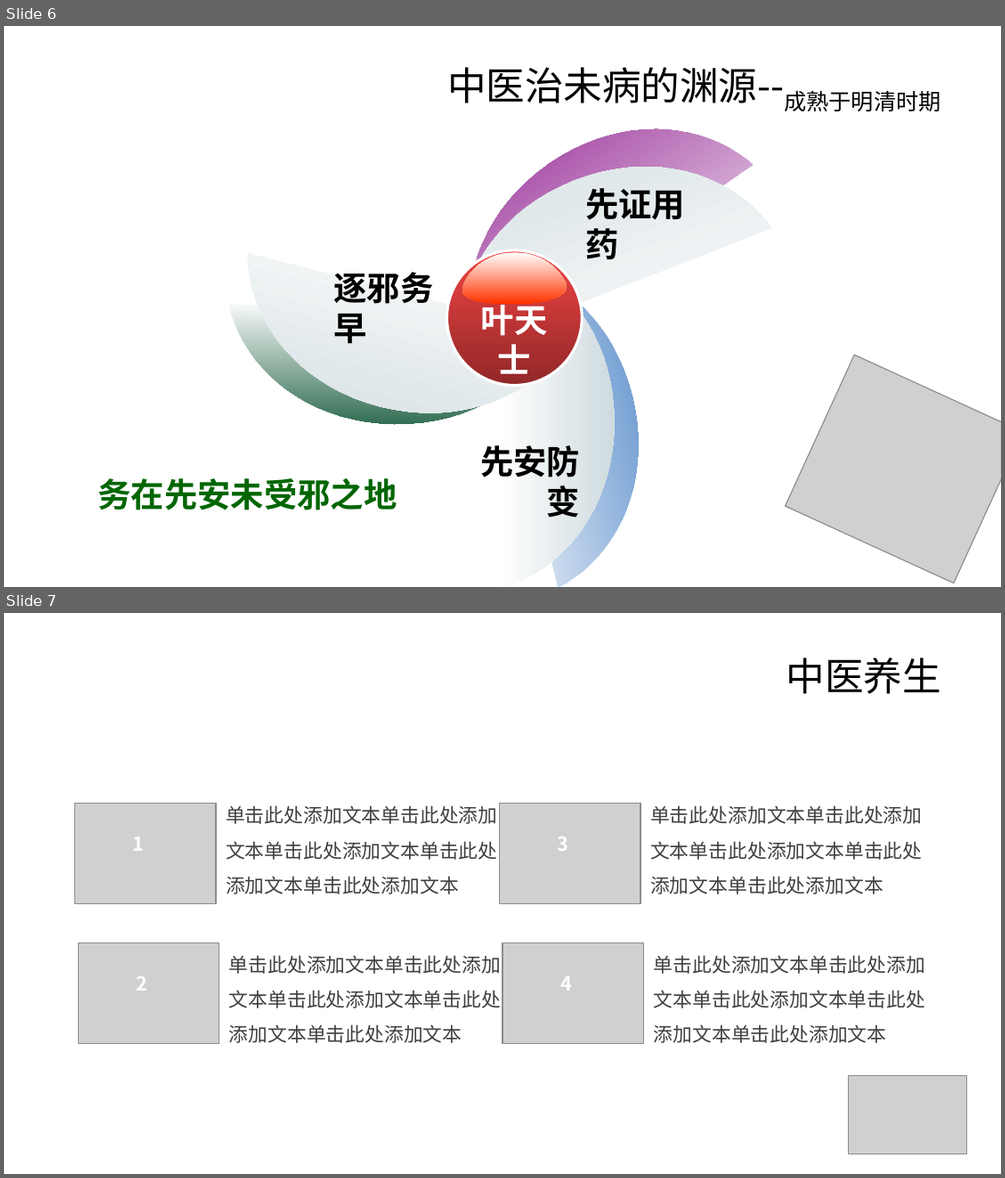
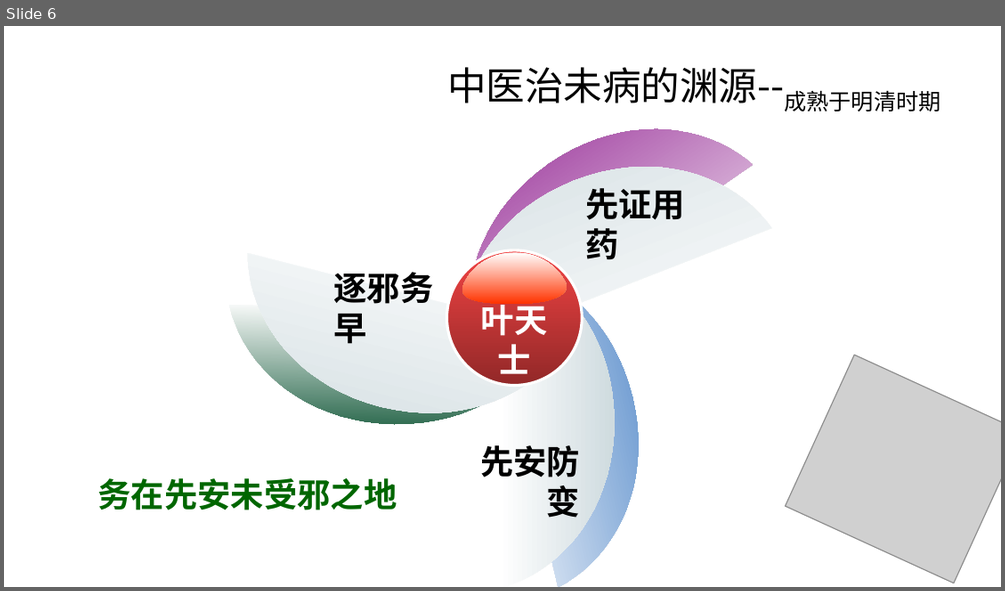
Before and after one commit to sdaulldd/PersonalWork, a slide deck: Document/中国风ppt模板-中医营养.pptx. Shown one above the other, each under a label of ours: slides 6 and 7 before the commit, slide 6 after it. The pictures are 1005x1178 and 1005x591 pixels, drawn with LibreOffice and Linux fonts; fonts in the diff are those of the drawing; grey boxes stand for pictures; background and template pictures are left out. Boxes give left, top, right and bottom in pixels: in the first picture for what was removed or moved away, otherwise in the second. Text is boxed around its words. In the diff, an @@ line names an element or a change of style, - is before the commit and + after.

```diff
--- a/Document/中国风ppt模板-中医营养.pptx
+++ b/Document/中国风ppt模板-中医营养.pptx
@@ slide 7 removed at box(4, 613, 1001, 1174), background picture (left out) @@
@@ title removed at box(786, 657, 941, 694) @@
-中医养生
@@ picture removed at box(75, 803, 217, 903) @@
@@ text removed at box(226, 805, 497, 894) @@
-单击此处添加文本单击此处添加文本单击此处添加文本单击此处添加文本单击此处添加文本
@@ picture removed at box(500, 803, 641, 903) @@
@@ text removed at box(650, 805, 922, 894) @@
-单击此处添加文本单击此处添加文本单击此处添加文本单击此处添加文本单击此处添加文本
@@ text removed at box(133, 836, 145, 851) @@
-1
@@ text removed at box(558, 836, 569, 851) @@
-3
@@ picture removed at box(78, 943, 219, 1044) @@
@@ text removed at box(229, 955, 501, 1043) @@
-单击此处添加文本单击此处添加文本单击此处添加文本单击此处添加文本单击此处添加文本
@@ picture removed at box(502, 943, 644, 1044) @@
@@ text removed at box(654, 955, 925, 1043) @@
-单击此处添加文本单击此处添加文本单击此处添加文本单击此处添加文本单击此处添加文本
@@ text removed at box(136, 976, 147, 990) @@
-2
@@ text removed at box(560, 976, 572, 990) @@
-4
@@ picture removed at box(848, 1076, 967, 1154) @@
```
Also in this commit, not shown: 3 slides changed, 8 slides added, 4 other slides removed.
